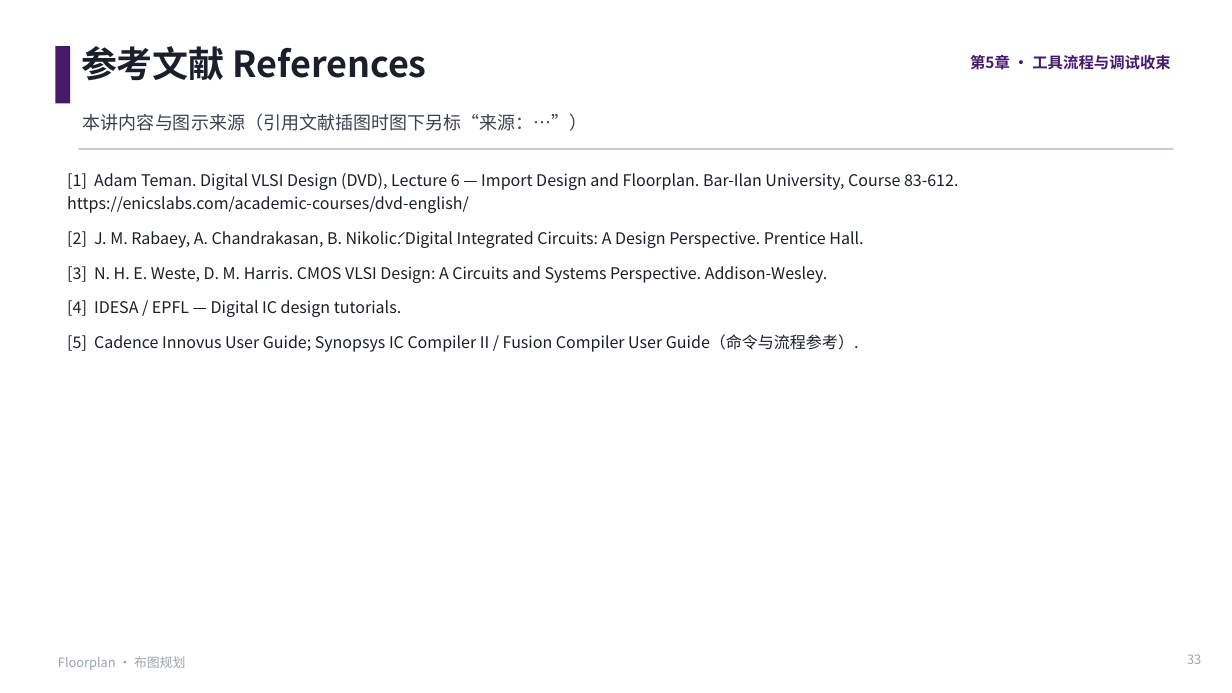
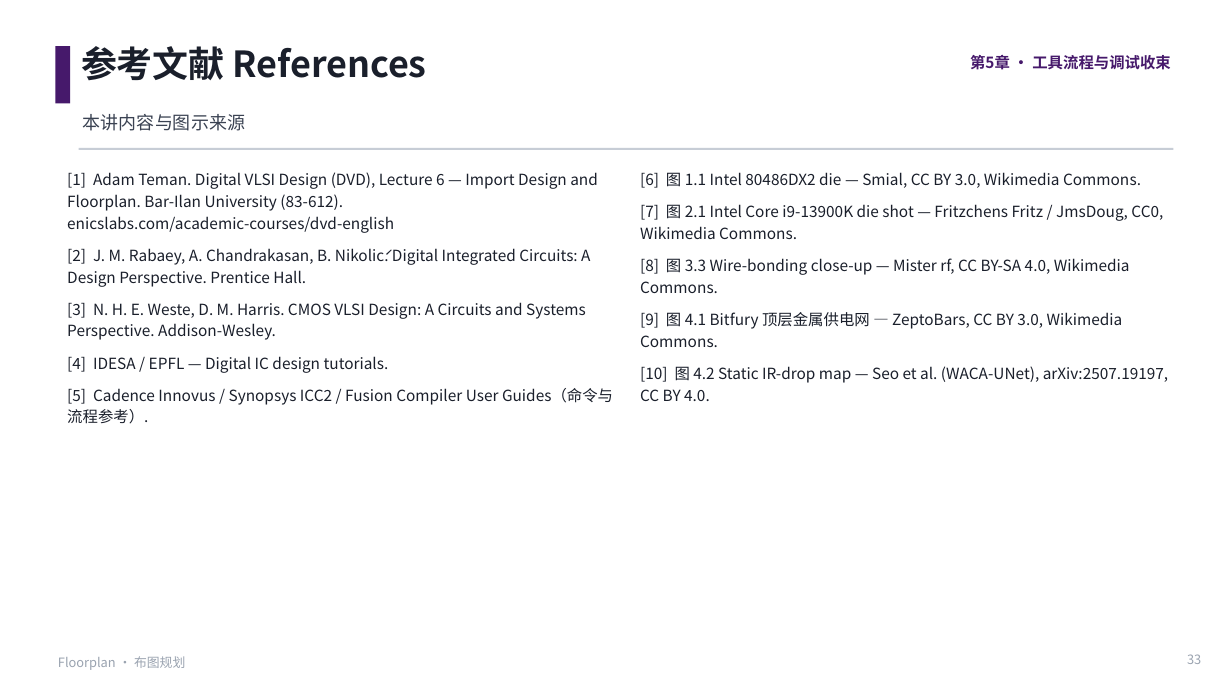
Before and after one commit to JinChengZ18/IC_Learning_Material, a slide deck: slide 33 of IC_Backend_Notes/slides/05_Floorplan - 副本.pptx. Drawn at 1232x693 pixels with LibreOffice and Linux fonts; fonts in the diff are those of the drawing. Boxes give left, top, right and bottom in pixels: in the first picture for what was removed or moved away, otherwise in the second. Text is boxed around its words. In the diff, an @@ line names an element or a change of style, - is before the commit and + after.

```diff
--- a/IC_Backend_Notes/slides/05_Floorplan - 副本.pptx
+++ b/IC_Backend_Notes/slides/05_Floorplan - 副本.pptx
@@ text at <box>83,114,245,131</box>: text changed @@
-本讲内容与图示来源（引用文献插图时图下另标“来源：…”）
+本讲内容与图示来源
@@ text at <box>67,172,598,233</box>: text changed; size 12.5 to 12 pt @@
-[1] Adam Teman. Digital VLSI Design (DVD), Lecture 6 — Import Design and Floorplan. Bar-Ilan University, Course 83-612. https://enicslabs.com/academic-courses/dvd-english/
+[1] Adam Teman. Digital VLSI Design (DVD), Lecture 6 — Import Design and Floorplan. Bar-Ilan University (83-612). enicslabs.com/academic-courses/dvd-english
@@ text added at <box>640,172,1168,401</box>, 12 pt, text #1A1F2B @@
+[6] 图 1.1 Intel 80486DX2 die — Smial, CC BY 3.0, Wikimedia Commons.
+[7] 图 2.1 Intel Core i9-13900K die shot — Fritzchens Fritz / JmsDoug, CC0, Wikimedia Commons.
+[8] 图 3.3 Wire-bonding close-up — Mister rf, CC BY-SA 4.0, Wikimedia Commons.
+[9] 图 4.1 Bitfury 顶层金属供电网 — ZeptoBars, CC BY 3.0, Wikimedia Commons.
+[10] 图 4.2 Static IR-drop map — Seo et al. (WACA-UNet), arXiv:2507.19197, CC BY 4.0.
@@ text at <box>67,248,590,373</box>: size 12.5 to 12 pt in "[2] J. M. Rabaey, A. Chandrakasan, B. ...", "[3] N. H. E. Weste, D. M. ...", "[4] IDESA / EPFL — Digital IC ..."; line spacing 1.2 to 1.18; less space between paragraphs @@
@@ text at <box>67,388,613,424</box>: text changed; size 12.5 to 12 pt @@
-[5] Cadence Innovus User Guide; Synopsys IC Compiler II / Fusion Compiler User Guide（命令与流程参考）.
+[5] Cadence Innovus / Synopsys ICC2 / Fusion Compiler User Guides（命令与流程参考）.
```
Also in this commit, not shown: 10 other slides changed, 20 other files.
